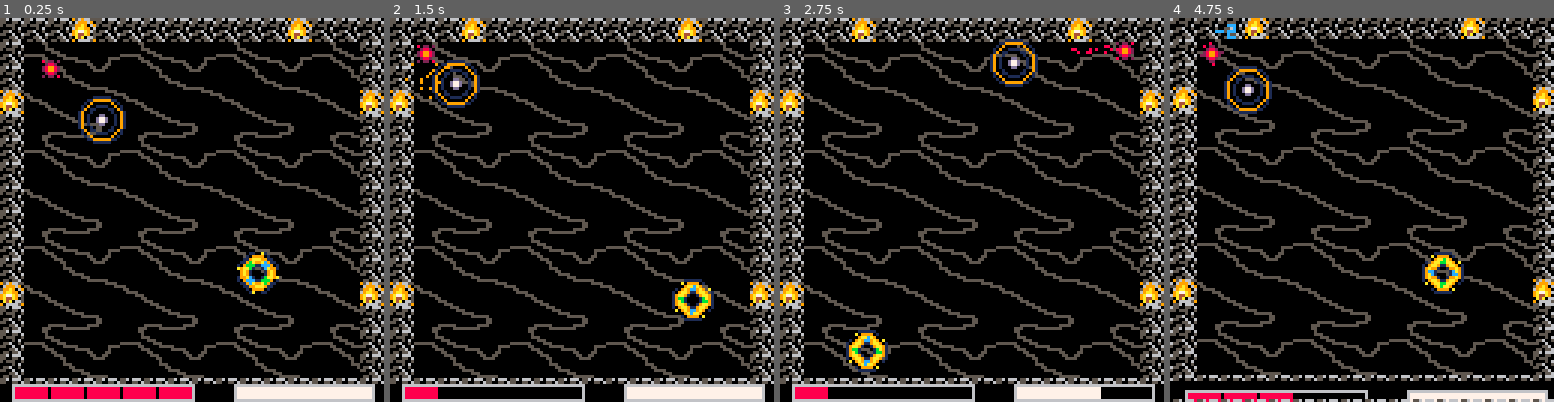
Above: before the commit, frames 1-4 (left to right).
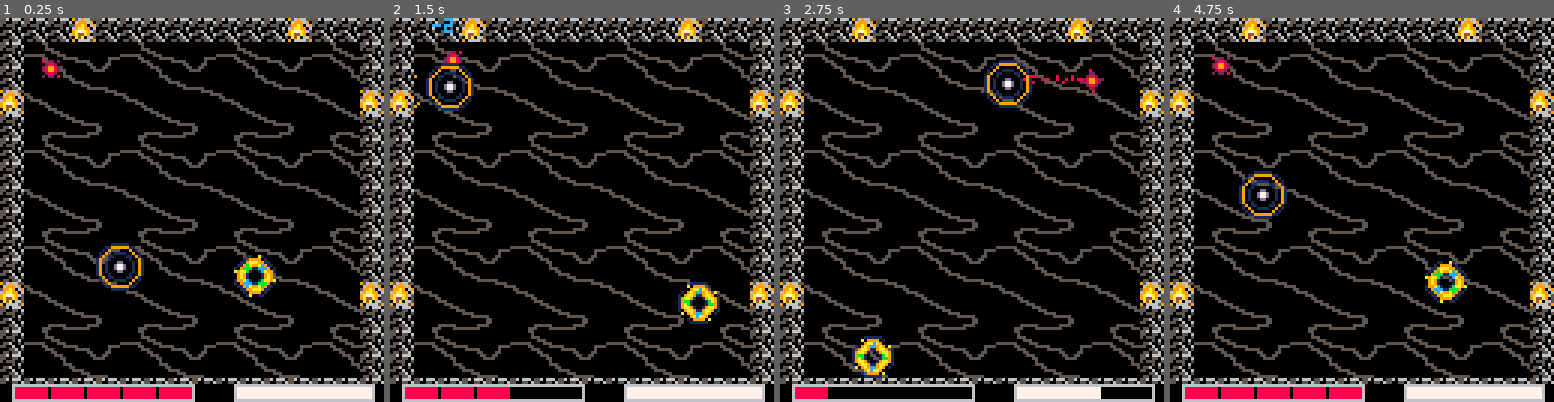
Above: after the commit, the same moments.

Repository: Nakeeb0/NAHL
Game: PICO-8 cartridge nahl.p8
Same seed, same stepped clock (60 frames per second), same inputs: the game is played once before the commit and once after it.
Inputs:
- Up to frame 1 (0.25 s): no input
- Up to frame 2 (1.5 s): tap X (X key) at 0.33, 1.07 s; tap O (Z key) at 0.7 s
- Up to frame 3 (2.75 s): hold Right 1.6-2.1 s; tap O (Z key) at 1.7, 2.1, 2.5 s; tap X (X key) at 1.85 s; hold Up 2.15-2.42 s; hold Right from 2.47 s (still down)
- Up to frame 4 (4.75 s): tap O (Z key) every 0.4 s from 2.9 to 4.5 s; tap X (X key) at 2.97, 4.08 s; release Right at 3.03 s; hold Left 3.08-3.58 s; hold Down 3.63-3.97 s; hold Right 4.02-4.68 s; hold Up from 4.73 s (still down)

The runs differ from the first frame. In frame 1, 2.2% of the frame differs, in the area x 20-73%, y 20-73%; in frame 2, 3.0%; in frame 3, 2.7%; in frame 4, 37%, in the area x 0-100%, y 0-100%.

Commit message:
cleanup, bosses spawn at distance now

Diff:
--- a/nahl.lua
+++ b/nahl.lua
@@ -39,9 +39,9 @@
 
 	player.force_threshold = 0.5
 
-	local a = straight_boss.new(100, 100)
-	a:create_minions(400)
-	local b = follower_boss.new(60,60)
+	-- local a = straight_boss.new(100, 100)
+	-- a:create_minions(400)
+	-- local b = follower_boss.new(60,60)
 
 end
 
--- a/powerups.lua
+++ b/powerups.lua
@@ -26,7 +26,7 @@
         name = "turbo",
         desc = "acceleration +10%",
         apply = function(p)
-            p.accel = min(p.accel*1.25,0.45)
+            p.accel = min(p.accel*1.1,0.45)
         end,
         is_eligible = function(p)
             return p.accel < 0.45
--- a/stages.lua
+++ b/stages.lua
@@ -80,7 +80,7 @@
         -- Apply the powerup
         level_up_options[selected_option].apply(player)
         -- Resume Game
-		if score > 0 and flr(score / 5) > player.power_ups then
+		if score > 0 and flr(score / 15) > player.power_ups then
 			start_level_up()
 		else
 			paused = false
@@ -98,10 +98,28 @@
 	for act in all(actor) do
 		move_actor(act)
 	end
+	function roll_xy()
+		local x = 128
+		local y = 128
+		while true do
+			x = rng(32,128)
+			y = rng(32,128)
+			local v = vec2d.new(x,y)
+			local dist = (v-player.pos):magnitude()
+			printh('dist: '..dist..' x= '..x..' y='..y..' px='..player.pos.x..' py= '..player.pos.y,"debug.txt")
+			if (v-player.pos):magnitude()>64 then
+				break
+			end
+		end
+		return x,y
+	end
 	if #enemies <= player.hard_mode then
-		a = straight_boss.new(64, 64)
-		b = follower_boss.new(50,50)
+		local x,y = roll_xy()
+		local a = straight_boss.new(x, y)
 		a:create_minions(400)
+		x,y = roll_xy()
+		local b = follower_boss.new(x,y)
+
 
 	end
 end
